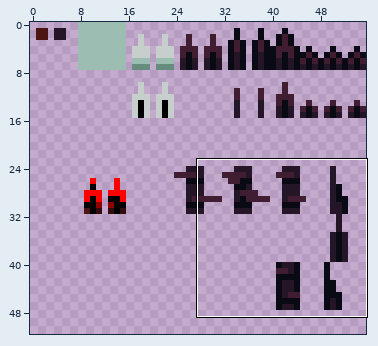
Sprite sheet, stored at sprites/spr_spines_tileset/edfb4a30-14fc-408e-8716-15761f76d7bc.png. The picture above shows the old version from afar; the outline marks the close-up.
Close-up. The starting point:
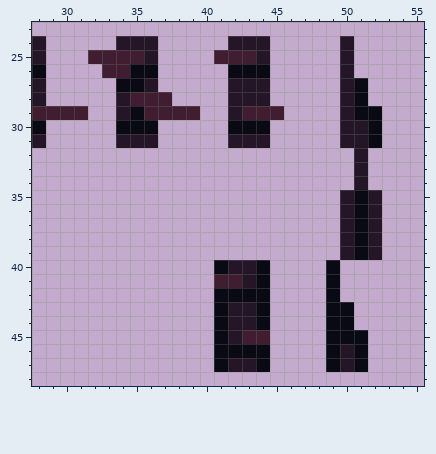
The file is 56x120 pixels. Shown: x 28..55, y 23..48. The wide view leaves out empty margins.
The same view after the edit:
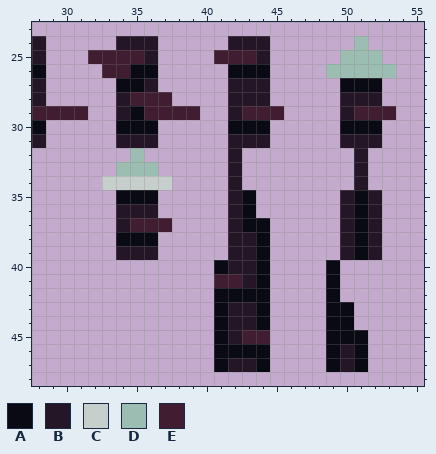
Palette (. is transparent): A #090a14  B #241527  C #c7cfcc  D #9cbeb2  E #411d31
Edits made:
y 24: x 50..51 B. -> .D
y 25: x 50..52 B.. -> DDD
y 26: x 49..53 .B... -> DDDDD
y 27: x 50 B -> A; x 52 . -> A
y 28: x 51..52 A. -> BB
y 29: x 51..53 AA. -> EEE
y 30: x 50..51 BB -> AA
y 31: x 52 A -> B
y 32: x 35 . -> D; x 42 . -> B
y 33: x 34..36 ... -> DDD; x 42 . -> B
y 34: x 33..37 ..... -> CCCCC; x 42 . -> B
y 35: x 34..36 ... -> AAA; x 42..43 .. -> BA
y 36: x 34..36 ... -> BBB; x 42..43 .. -> BA
y 37: x 34..37 .... -> BEEE; x 42..44 ... -> BAA
y 38: x 34..36 ... -> AAA; x 42..44 ... -> BBA
y 39: x 34..36 ... -> BBB; x 42..44 ... -> BBA
Where, in picture pixels (left, top, right, bottom), the same in both close-ups:
changed: (326, 36, 396, 148)
added: (102, 148, 270, 260)
